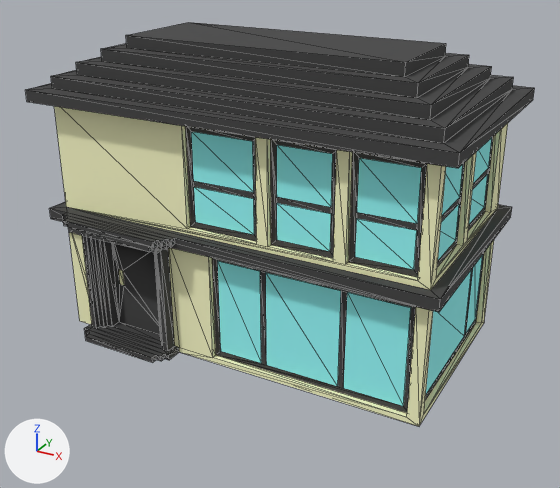
The OBJ model Unity/CityBuilder/Assets/Models/Buildings/Houses/singleHouse1/singleHouse1.obj, before and after one commit.
Before and after are seen from a camera (50 mm lens) standing at (6.1, -11.23, 7.21) and looking at (0.19, -0.48, 1.83). Lighting does not change. The marker at lower left points along +X, +Y and +Z. Mesh edges are drawn as thin lines. Where no turn or scale is listed for an object, it has been applied to the vertices. Vertices at the same position are counted once.

The scene before the commit, as lines of its bpy script (objects in view):
```python
me_untitled = bpy.data.meshes.new('Untitled')
me_untitled.from_pydata(...)  # 606 vertices, 1236 faces; spans x -3.7..3.6, y -2.3..3.4, z 0.0..5.2
me_untitled.materials.append(mat_palette)  # picture img_singlehouse1_png
ob_untitled = bpy.data.objects.new('Untitled', me_untitled)
ob_untitled.location = (0.0, 0.0, 0.0)
```
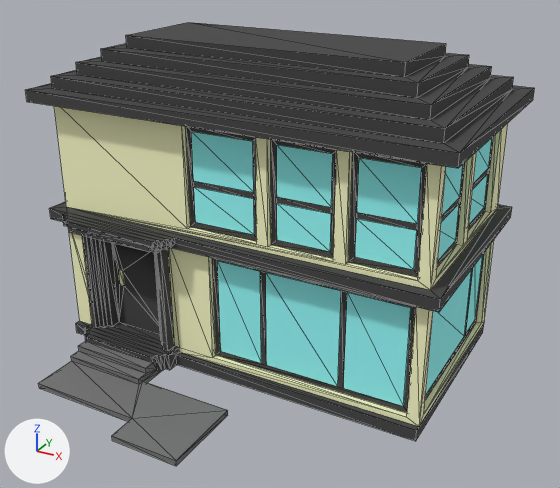
The newer file is also turned or shifted as a whole; pictures and numbers use the older file's frame.

Boxes [x1, y1, x2, y2] around the edits, measured in the pictures (560 x 488 px):
'Untitled', reshaped (10% taller): before [25, 22, 535, 426]; after [25, 22, 535, 466]
part 1 of me_untitled, built on: before [84, 328, 179, 361]; after [38, 321, 484, 466]

Patch to the scene script:
```diff
--- a/Unity/CityBuilder/Assets/Models/Buildings/Houses/singleHouse1/singleHouse1.obj.py
+++ b/Unity/CityBuilder/Assets/Models/Buildings/Houses/singleHouse1/singleHouse1.obj.py
@@ me_untitled @@
 # used by ob_untitled; location = (0.0, 0.0, 0.0)
-me_untitled.from_pydata(...)  # 606 vertices, 1236 faces; spans x -3.7..3.6, y -2.3..3.4, z 0.0..5.2
+me_untitled.from_pydata(...)  # 638 vertices, 1300 faces; spans x -3.7..3.6, y -4.0..3.4, z -0.3..5.2
+# me_untitled part 1
+# 12 vertices are removed from x -3.0..-1.1, y -2.2..-1.6, z 0.0
+# 41 faces are deleted
+# 20 vertices are added at x -3.4..3.3, y -4.0..-1.9, z -0.3..0.0
+# 6 new vertices lie (0.0, 0.0, -0.2) away from vertices in x -3.4..3.3, y -2.2..3.3, z 0.0
+# 6 new vertices lie (0.0, 0.0, -0.3) away from vertices in x -3.0..-1.1, y -2.2..-2.1, z 0.1
+# 12 new vertices lie (0.0, 0.0, 0.1) away from vertices in x -2.8..0.4, y -4.0..-2.1, z -0.3..-0.1
+# 105 new faces join them
 me_untitled.materials.append(mat_palette)
```
